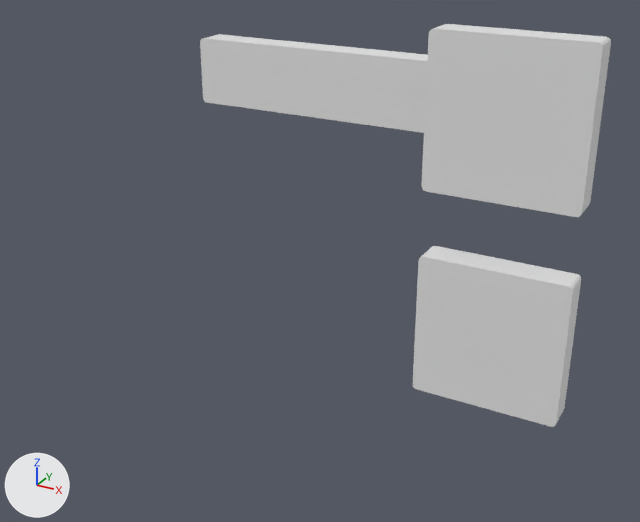
The Blender file Data/Models/Doors/Handles/Blend/handle_02.blend as it was, and as the next commit left it.
Camera for both pictures: a camera (50 mm lens) standing at (0.0686, -0.2165, 0.0942) and looking at (-0.0337, -0.0306, 0.0012). The axes (+X, +Y, +Z) are drawn at lower left. The lights are the same throughout. The picture after the commit comes second.

The scene before the commit, as lines of its bpy script (objects in view):
```python
me_cube_002 = bpy.data.meshes.new('Cube.002')
me_cube_002.from_pydata(...)  # 574 vertices, 498 faces; spans x -0.0941..0.028, y -0.0136..0.0136, z -0.0404..0.0599
me_cube_002.materials.append(mat_material)  # white #e7e7e7
ob_handle = bpy.data.objects.new('handle', me_cube_002)
ob_handle.location = (0.0, 0.0, 0.0)
```
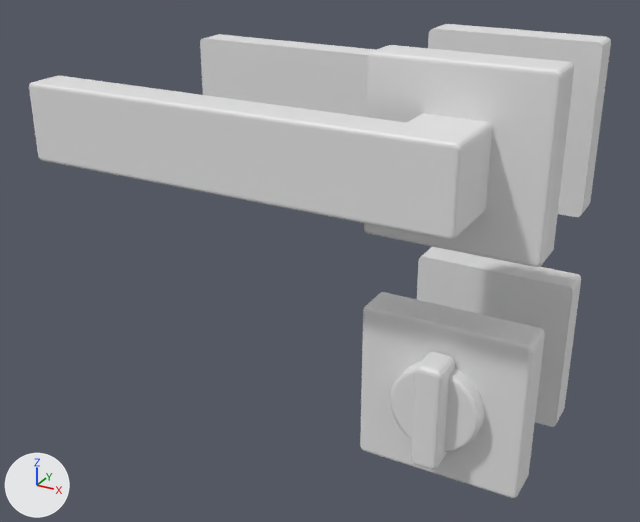
The newer file is also turned or shifted as a whole; pictures and numbers use the older file's frame.

What differs and where, as boxes [x1, y1, x2, y2] in the pictures (640 x 522 px):
```json
{"object": "handle", "change": "reshaped", "before": [200, 24, 611, 427], "after": [29, 24, 611, 498], "on screen": "42% wider, 18% taller"}
{"part": 1, "of": "me_cube_002", "change": "added", "after": [29, 75, 492, 240]}
{"part": 2, "of": "me_cube_002", "change": "added", "after": [364, 45, 574, 267]}
{"part": 3, "of": "me_cube_002", "change": "added", "after": [360, 292, 545, 498]}
{"part": 4, "of": "me_cube_002", "change": "added", "after": [411, 352, 455, 470]}
{"part": 5, "of": "me_cube_002", "change": "added", "after": [390, 362, 484, 452]}
```

Edits to the scene script, one JSON object a line:
```json
{"block": "me_cube_002", "where": "# used by ob_handle; location = (0.0, 0.0, 0.0)"}
{"op": "remove", "block": "me_cube_002", "code": "me_cube_002.from_pydata(...)  # 574 vertices, 498 faces; spans x -0.0941..0.028, y -0.0136..0.0136, z -0.0404..0.0599"}
{"op": "add", "block": "me_cube_002", "code": "me_cube_002.from_pydata(...)  # 1148 vertices, 996 faces; spans x -0.0941..0.028, y -0.0655..0.0136, z -0.0404..0.0599"}
{"block": "me_cube_002", "change": "me_cube_002 part 1: the loose piece of 114 vertices spanning x -0.0941..0.0151, y -0.0048..0.0136, z 0.0288..0.0483 is copied, and the copy is mirrored in y about its middle, then moved by (0.0, -0.0607, 0.0); it spans x -0.0941..0.0151, y -0.0655..-0.0471, z 0.0288..0.0483"}
{"block": "me_cube_002", "change": "me_cube_002 part 2: the loose piece of 80 vertices spanning x -0.0133..0.0278, y -0.0136..-0.0043, z 0.0188..0.0599 is copied, and the copy is mirrored in y about its middle, then moved by (0.0, -0.034, 0.0); it spans x -0.0133..0.0278, y -0.0476..-0.0383, z 0.0188..0.0599"}
{"block": "me_cube_002", "change": "me_cube_002 part 3: the loose piece of 80 vertices spanning x -0.0131..0.028, y -0.0136..-0.0043, z -0.0404..0.0006 is copied, and the copy is mirrored in y about its middle, then moved by (0.0, -0.034, 0.0); it spans x -0.0131..0.028, y -0.0476..-0.0383, z -0.0404..0.0006"}
{"block": "me_cube_002", "change": "me_cube_002 part 4: the loose piece of 80 vertices spanning x 0.0041..0.0109, y -0.0037..0.0042, z -0.0332..-0.0063 is copied, and the copy is mirrored in y about its middle, then moved by (0.0, -0.0524, 0.0); it spans x 0.0041..0.0109, y -0.0562..-0.0482, z -0.0332..-0.0063"}
{"block": "me_cube_002", "change": "me_cube_002 part 5: the loose piece of 220 vertices spanning x -0.0035..0.0185, y -0.0056..-0.0003, z -0.031..-0.0088 is copied, and the copy is mirrored in y about its middle, then moved by (0.0, -0.046, 0.0); it spans x -0.0035..0.0185, y -0.0516..-0.0463, z -0.031..-0.0088"}
```
